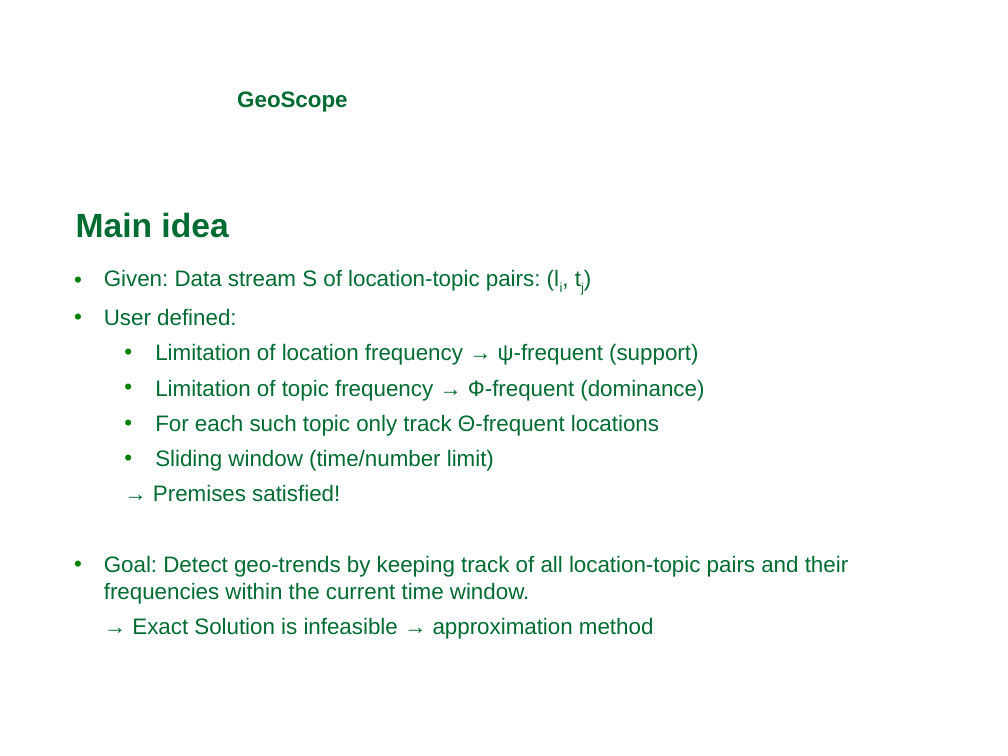
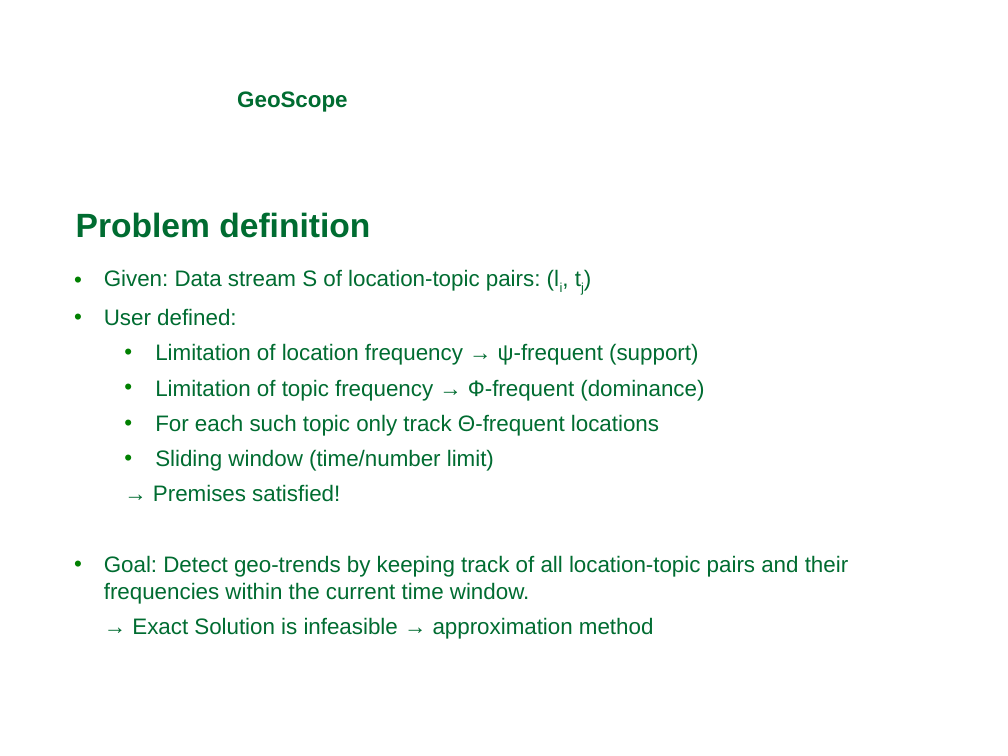
Before and after one commit to michaelprummer/datascience, a slide deck: slide 9 of GeoScope/DataScience1.ppt. Drawn at 1008x756 pixels with LibreOffice and Linux fonts; fonts in the diff are those of the drawing; background and template pictures are left out. Boxes give left, top, right and bottom in pixels: in the first picture for what was removed or moved away, otherwise in the second. Text is boxed around its words. In the diff, an @@ line names an element or a change of style, - is before the commit and + after.

```diff
--- a/GeoScope/DataScience1.ppt
+++ b/GeoScope/DataScience1.ppt
@@ text at (76,212,370,238): text changed @@
-Main idea
+Problem definition
```
Also in this commit, not shown: 2 other slides changed, 3 slides added.
